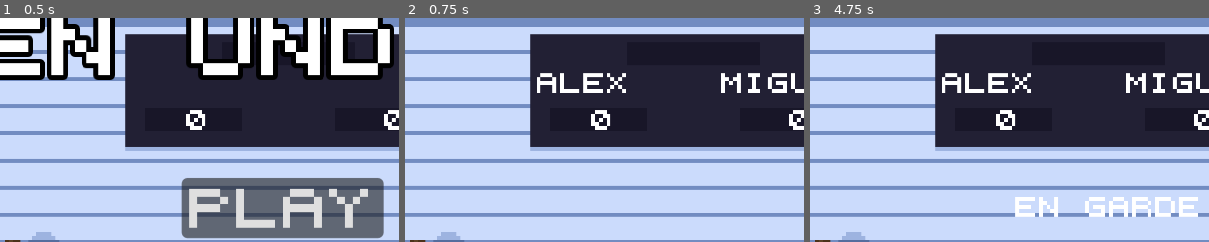
Above: before the commit, frames 1-3 (left to right).
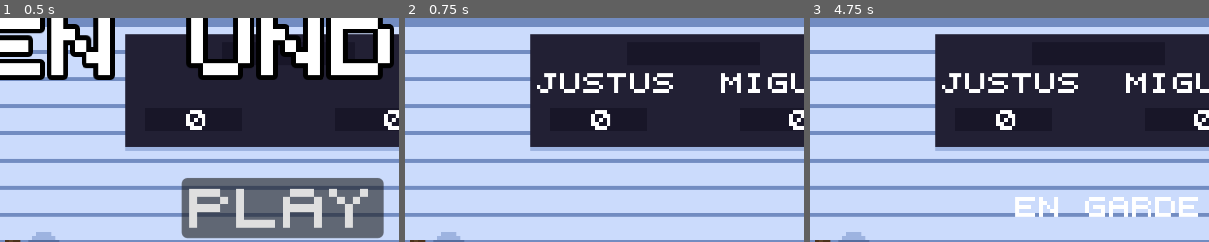
Above: after the commit, the same moments.

Repository: erikdervik/eisen-und-ehre
Game: Godot game, scene res://game.tscn
Two runs of this game, one before a commit and one after it. Both use one fixed random seed, a clock stepped at 60 frames per second and the inputs below. The engine's default icon, where the game draws it, is replaced by a stand-in: a white triangle on a blue panel in a dark square.
Inputs:
- Up to frame 1 (0.5 s): no input
- Up to frame 2 (0.75 s): click "PLAY" at 0.5 s
- Up to frame 3 (4.75 s): tap Enter at 1.25, 2.75 s; hold Ctrl (p1_sprint) 1.28-2.03 s; hold D (p1_right) 1.28-2.78 s; tap Space at 2, 3.5 s; tap Left (p2_left) at 2.1 s; hold A (p1_left) 2.78-3.53 s; hold Right (p2_right) 2.78-3.53 s; hold D (p1_right) from 3.53 s (still down); tap Shift (p2_sprint) at 3.6 s; hold Ctrl (p1_sprint) from 4.28 s (still down)
The pictures show only the part of the screen within x 14-64%, y 25-75%; the shares and areas given below are measured in that part.

Frame 1 is identical in both runs. In frame 2, 1.2% of the frame differs, in the area x 33-68%, y 24-34%; in frame 3, 1.2%.

Commit message:
Matti und Mika Hinzugefüft

Diff:
--- a/game.gd
+++ b/game.gd
@@ -27,7 +27,7 @@
 var winner
 const startpos1 = Vector2(-72,265)
 const startpos2 = Vector2(72,265)
-const people = ["RAMONA","MIKA","MATTI","LOTTE","IMKE","LUIS","JAN","MIRKO","ERIK","JUSTUS","CHARLOTTE","MIGUEL","FELIX","ALEX","NIKLAS","BEN","EMIL","HILDE","RICO"]
+const people = ["MATTI","MIKA","RAMONA","MIKA","MATTI","LOTTE","IMKE","LUIS","JAN","MIRKO","ERIK","JUSTUS","CHARLOTTE","MIGUEL","FELIX","ALEX","NIKLAS","BEN","EMIL","HILDE","RICO"]
 func play_silas_sound(sound, language="fr"):
 	if typeof(sound) == TYPE_ARRAY:
 		silas_player.stream = sound.pick_random()
Not shown, changed: README.md
